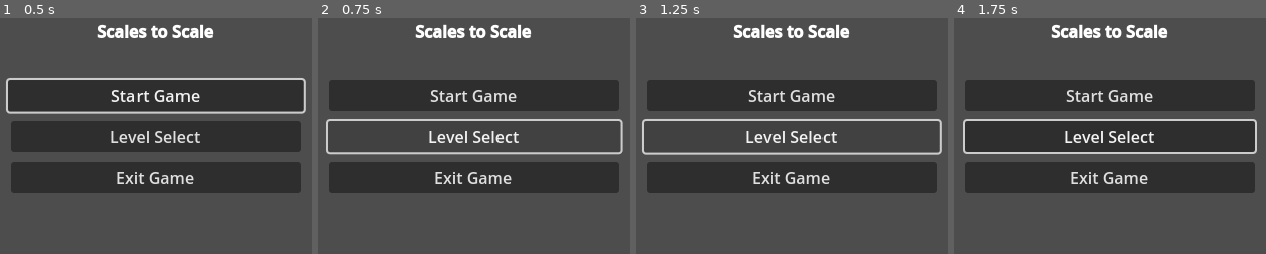
Above: before the commit, frames 1-4 (left to right).
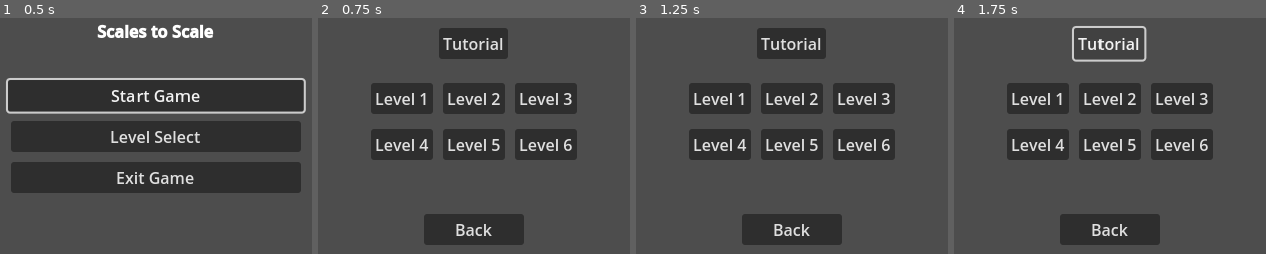
Above: after the commit, the same moments.

Repository: Robocraft999/ScalesToScale
Game: Godot game, scene res://scenes/root.tscn
Two runs of this game, one before a commit and one after it. Both use one fixed random seed, a clock stepped at 60 frames per second and the inputs below. The engine's default icon, where the game draws it, is replaced by a stand-in: a white triangle on a blue panel in a dark square.
Inputs (mouse positions are in pixels of both pictures, inside the frame that each line leads up to):
- Up to frame 1 (0.5 s): no input
- Up to frame 2 (0.75 s): click "Level Select" at 0.5 s
- Up to frame 3 (1.25 s): no input
- Up to frame 4 (1.75 s): click (1110, 43) at 1.25 s, where only the run after the commit has a clickable "Tutorial"

Frame 1 is identical in both runs. In frame 2, 32% of the frame differs, in the area x 2-98%, y 2-97%; in frame 3, 32%; in frame 4, 37%.
Error after the commit: Cannot call method 'play' on a null value. (res://scripts/animated_button.gd:24)

Commit message:
moved scene names to dict in optionsmanager

Diff:
--- /dev/null
+++ b/scenes/level_select.tscn
@@ -0,0 +1,98 @@
+[gd_scene load_steps=4 format=3 uid="uid://ca5si48laine2"]
+
+[ext_resource type="Script" path="res://scripts/animated_button.gd" id="1_4pjmh"]
+[ext_resource type="Script" path="res://scripts/levels/level_select.gd" id="1_7g13e"]
+[ext_resource type="PackedScene" uid="uid://dcnk5ak1x2etg" path="res://scenes/objects/button_focus_player.tscn" id="3_0omlt"]
+
+[node name="level_select" type="Node"]
+script = ExtResource("1_7g13e")
+
+[node name="CanvasLayer" type="CanvasLayer" parent="."]
+
+[node name="CenterContainer" type="CenterContainer" parent="CanvasLayer"]
+anchors_preset = 8
+anchor_left = 0.5
+anchor_top = 0.5
+anchor_right = 0.5
+anchor_bottom = 0.5
+offset_left = -97.0
+offset_top = -50.5
+offset_right = 97.0
+offset_bottom = 50.5
+grow_horizontal = 2
+grow_vertical = 2
+
+[node name="VBoxContainer" type="VBoxContainer" parent="CanvasLayer/CenterContainer"]
+layout_mode = 2
+
+[node name="Tutorial" type="Button" parent="CanvasLayer/CenterContainer/VBoxContainer"]
+layout_mode = 2
+size_flags_horizontal = 4
+text = "Tutorial"
+script = ExtResource("1_4pjmh")
+
+[node name="MarginContainer" type="MarginContainer" parent="CanvasLayer/CenterContainer/VBoxContainer"]
+layout_mode = 2
+theme_override_constants/margin_top = 20
+theme_override_constants/margin_bottom = 50
+
+[node name="VBoxContainer" type="VBoxContainer" parent="CanvasLayer/CenterContainer/VBoxContainer/MarginContainer"]
+layout_mode = 2
+theme_override_constants/separation = 15
+
+[node name="Row1" type="HBoxContainer" parent="CanvasLayer/CenterContainer/VBoxContainer/MarginContainer/VBoxContainer"]
+layout_mode = 2
+theme_override_constants/separation = 10
+
+[node name="Level1" type="Button" parent="CanvasLayer/CenterContainer/VBoxContainer/MarginContainer/VBoxContainer/Row1"]
+layout_mode = 2
+text = "Level 1"
+script = ExtResource("1_4pjmh")
+
+[node name="Level2" type="Button" parent="CanvasLayer/CenterContainer/VBoxContainer/MarginContainer/VBoxContainer/Row1"]
+layout_mode = 2
+text = "Level 2"
+script = ExtResource("1_4pjmh")
+
+[node name="Level3" type="Button" parent="CanvasLayer/CenterContainer/VBoxContainer/MarginContainer/VBoxContainer/Row1"]
+layout_mode = 2
+text = "Level 3"
+script = ExtResource("1_4pjmh")
+
+[node name="Row2" type="HBoxContainer" parent="CanvasLayer/CenterContainer/VBoxContainer/MarginContainer/VBoxContainer"]
+layout_mode = 2
+theme_override_constants/separation = 10
+
+[node name="Level4" type="Button" parent="CanvasLayer/CenterContainer/VBoxContainer/MarginContainer/VBoxContainer/Row2"]
+layout_mode = 2
+text = "Level 4"
+script = ExtResource("1_4pjmh")
+
+[node name="Level5" type="Button" parent="CanvasLayer/CenterContainer/VBoxContainer/MarginContainer/VBoxContainer/Row2"]
+layout_mode = 2
+text = "Level 5"
+script = ExtResource("1_4pjmh")
+
+[node name="Level6" type="Button" parent="CanvasLayer/CenterContainer/VBoxContainer/MarginContainer/VBoxContainer/Row2"]
+layout_mode = 2
+text = "Level 6"
+script = ExtResource("1_4pjmh")
+
+[node name="Back" type="Button" parent="CanvasLayer/CenterContainer/VBoxContainer"]
+custom_minimum_size = Vector2(100, 0)
+layout_mode = 2
+size_flags_horizontal = 4
+text = "Back"
+script = ExtResource("1_4pjmh")
+
+[node name="ButtonFocusPlayer" parent="." instance=ExtResource("3_0omlt")]
+unique_name_in_owner = true
+
+[connection signal="pressed" from="CanvasLayer/CenterContainer/VBoxContainer/Tutorial" to="." method="_on_tutorial_pressed"]
+[connection signal="pressed" from="CanvasLayer/CenterContainer/VBoxContainer/MarginContainer/VBoxContainer/Row1/Level1" to="." method="_on_level_1_pressed"]
+[connection signal="pressed" from="CanvasLayer/CenterContainer/VBoxContainer/MarginContainer/VBoxContainer/Row1/Level2" to="." method="_on_level_2_pressed"]
+[connection signal="pressed" from="CanvasLayer/CenterContainer/VBoxContainer/MarginContainer/VBoxContainer/Row1/Level3" to="." method="_on_level_3_pressed"]
+[connection signal="pressed" from="CanvasLayer/CenterContainer/VBoxContainer/MarginContainer/VBoxContainer/Row2/Level4" to="." method="_on_level_4_pressed"]
+[connection signal="pressed" from="CanvasLayer/CenterContainer/VBoxContainer/MarginContainer/VBoxContainer/Row2/Level5" to="." method="_on_level_5_pressed"]
+[connection signal="pressed" from="CanvasLayer/CenterContainer/VBoxContainer/MarginContainer/VBoxContainer/Row2/Level6" to="." method="_on_level_6_pressed"]
+[connection signal="pressed" from="CanvasLayer/CenterContainer/VBoxContainer/Back" to="." method="_on_back_pressed"]
--- a/scenes/main_menu.tscn
+++ b/scenes/main_menu.tscn
@@ -2,7 +2,7 @@
 
 [ext_resource type="Script" path="res://scripts/animated_button.gd" id="1_fg5ul"]
 [ext_resource type="Script" path="res://scripts/levels/main_menu.gd" id="1_qfm38"]
-[ext_resource type="AudioStream" uid="uid://brxu32wgtne0k" path="res://sfx/select.wav" id="3_fwfio"]
+[ext_resource type="PackedScene" uid="uid://dcnk5ak1x2etg" path="res://scenes/objects/button_focus_player.tscn" id="3_okun1"]
 
 [node name="MainMenu" type="Node"]
 script = ExtResource("1_qfm38")
@@ -28,26 +28,23 @@
 grow_vertical = 2
 theme_override_constants/separation = 10
 
-[node name="StartButton" type="Button" parent="VBoxContainer" node_paths=PackedStringArray("focus_player")]
+[node name="StartButton" type="Button" parent="VBoxContainer"]
 unique_name_in_owner = true
 layout_mode = 2
 text = "Start Game"
 script = ExtResource("1_fg5ul")
-focus_player = NodePath("../../ButtonFocusPlayer")
 
-[node name="LevelButton" type="Button" parent="VBoxContainer" node_paths=PackedStringArray("focus_player")]
+[node name="LevelButton" type="Button" parent="VBoxContainer"]
 unique_name_in_owner = true
 layout_mode = 2
 text = "Level Select"
 script = ExtResource("1_fg5ul")
-focus_player = NodePath("../../ButtonFocusPlayer")
 
-[node name="QuitButton" type="Button" parent="VBoxContainer" node_paths=PackedStringArray("focus_player")]
+[node name="QuitButton" type="Button" parent="VBoxContainer"]
 unique_name_in_owner = true
 layout_mode = 2
 text = "Exit Game"
 script = ExtResource("1_fg5ul")
-focus_player = NodePath("../../ButtonFocusPlayer")
 
-[node name="ButtonFocusPlayer" type="AudioStreamPlayer" parent="."]
-stream = ExtResource("3_fwfio")
+[node name="ButtonFocusPlayer" parent="." instance=ExtResource("3_okun1")]
+unique_name_in_owner = true
--- /dev/null
+++ b/scenes/objects/button_focus_player.tscn
@@ -0,0 +1,6 @@
+[gd_scene load_steps=2 format=3 uid="uid://dcnk5ak1x2etg"]
+
+[ext_resource type="AudioStream" uid="uid://brxu32wgtne0k" path="res://sfx/select.wav" id="1_dmilx"]
+
+[node name="ButtonFocusPlayer" type="AudioStreamPlayer"]
+stream = ExtResource("1_dmilx")
--- a/scripts/levels/main_menu.gd
+++ b/scripts/levels/main_menu.gd
@@ -11,7 +11,7 @@
 	get_tree().quit()
 
 func _on_start_button_pressed():
-	SceneLoader.load_level_scene_by_name("Tutorial0")
+	SceneLoader.load_level_scene_by_name(OptionsManager.SceneName.TUTORIAL)
 
 func _on_level_button_pressed():
-	pass # TODO: Level selection
+	SceneLoader.load_level_scene_by_name(OptionsManager.SceneName.LEVEL_SELECT)
--- a/scripts/levels/root.gd
+++ b/scripts/levels/root.gd
@@ -1,4 +1,4 @@
 extends Node
 
 func _ready() -> void:
-	SceneLoader.load_level_scene_by_name("MainMenu")
+	SceneLoader.load_level_scene_by_name(OptionsManager.SceneName.MAIN_MENU)
--- a/scripts/levels/tutorial_0.gd
+++ b/scripts/levels/tutorial_0.gd
@@ -8,4 +8,3 @@
 func handle(_player: Player):
 	ProgressStore.jump_enabled = true
 	$UpKeyCap.visible = true
-	pass
--- a/scripts/options_manager.gd
+++ b/scripts/options_manager.gd
@@ -1,6 +1,14 @@
 extends Node
 
 var enable_screen_shake := true
+
+const SceneName  = {
+	MAIN_MENU = "MainMenu",
+	TUTORIAL = "Tutorial0",
+	TEST = "test",
+	LEVEL1 = "Level 1",
+	LEVEL_SELECT = "level_select"
+}
 
 func _ready() -> void:
 	for scene: PackedScene in get_all_in_folder("res://scenes/levels"):
